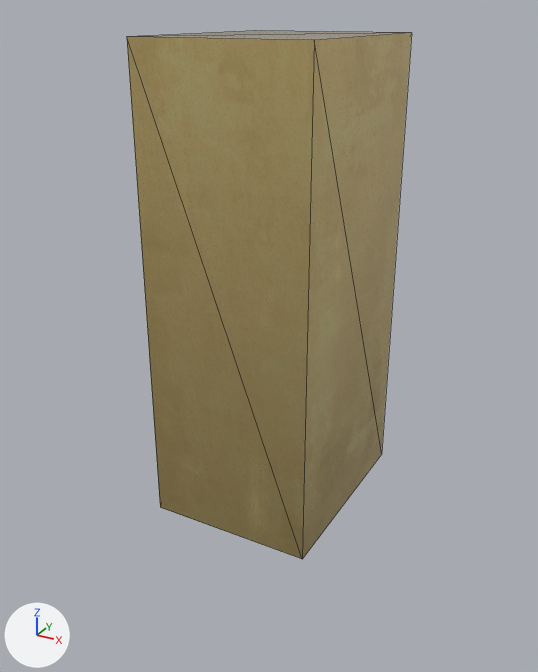
Renders of the glTF model data/models/box.glb from each side of a commit.
Both versions are drawn from a 50 mm lens placed at (3.15, -5.9, 2.4), pointed at (-0.07, -0.05, -0.53). Arrows for +X, +Y and +Z are at lower left; the lights stay in place. The picture after the commit comes second. Mesh edges are drawn as thin lines. Vertices at exactly the same position are counted once.

The older version as bpy lines, for what is in view:
```python
me_cube = bpy.data.meshes.new('Cube')
me_cube.from_pydata(...)  # a box spanning x -0.8..0.8, y -1.0..1.0, z -2.2..2.2
me_cube.materials.append(mat_material)
ob_cube = bpy.data.objects.new('Cube', me_cube)
ob_cube.location = (0.0, 0.0, 0.0)
```
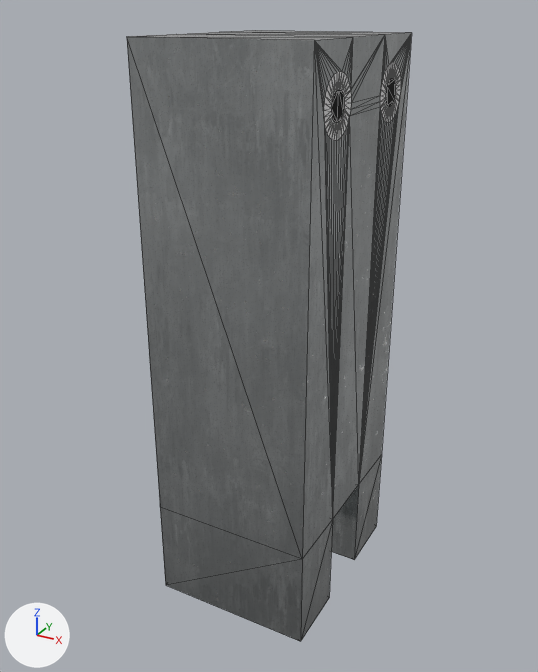
The change, as a diff of the scene's bpy script:
```diff
--- a/data/models/box.glb.py
+++ b/data/models/box.glb.py
@@ img_metal054a_1k_jpg_metalness_metal054a_1k_jpg_roughness @@
+img_metal054a_1k_jpg_metalness_metal054a_1k_jpg_roughness = load_image('Metal054A_1K-JPG_Metalness-Metal054A_1K-JPG_Roughness', '_unpacked/Metal054A_1K-JPG_Metalness-Metal054A_1K-JPG_Roughness', 1024, 1024, 'Non-Color')
@@ img_metal054a_1k_jpg_color @@
+img_metal054a_1k_jpg_color = load_image('Metal054A_1K-JPG_Color', '_unpacked/Metal054A_1K-JPG_Color', 1024, 1024, 'sRGB')
@@ img_metal054a_1k_jpg_normalgl @@
+img_metal054a_1k_jpg_normalgl = load_image('Metal054A_1K-JPG_NormalGL', '_unpacked/Metal054A_1K-JPG_NormalGL', 1024, 1024, 'Non-Color')
@@ mat_material_002 @@
+mat_material_002 = principled_material('Material.002')
+mat_material_002.base_color = (0.8, 0.8, 0.8)  # white #e7e7e7
+mat_material_002.metallic = 0.175
+mat_material_002.roughness = 0.855
@@ mat_material_001 @@
+mat_material_001 = bpy.data.materials.new('Material.001')
+# uses the picture img_metal054a_1k_jpg_color
+# uses the picture img_metal054a_1k_jpg_metalness_metal054a_1k_jpg_roughness
+# uses the picture img_metal054a_1k_jpg_normalgl
@@ mat_material_003 @@
+mat_material_003 = principled_material('Material.003')
+mat_material_003.base_color = (0.0, 0.0, 0.0)  # black #000000
+mat_material_003.roughness = 1.0
@@ me_cube @@
 # used by ob_cube; location = (0.0, 0.0, 0.0)
-me_cube.from_pydata(...)  # 8 vertices, 12 faces; spans x -0.8..0.8, y -1.0..1.0, z -2.2..2.2
+me_cube.from_pydata(...)  # 167 vertices, 321 faces; spans x -0.8..0.8, y -1.0..1.0, z -3.2..2.2
+# me_cube part 1
+# 8 faces are deleted
+# 118 vertices are added at x -0.8..0.8, y -0.81..0.81, z -2.2..2.2
+# 6 new vertices lie (0.0, 0.0, -1.0) away from vertices in x -0.8..0.8, y -1.0..1.0, z -2.2
+# 6 new vertices lie (0.0, 0.67, 0.0) away from vertices in x -0.8..0.8, y -1.0, z -3.2..2.2
+# 6 new vertices lie (0.0, 0.05, 0.12) away from vertices in x 0.8, y -0.66..0.61, z 1.5..1.85
+# 6 new vertices lie (0.0, 0.04, 0.03) away from vertices in x 0.8, y -0.74..0.7, z 1.52..1.91
+# 6 new vertices lie (0.0, 0.03, -0.04) away from vertices in x 0.8, y -0.77..0.74, z 1.59..1.91
+# 5 new vertices lie (0.0, 0.13, 0.0) away from vertices in x 0.8, y -0.81..0.68, z 1.68..1.73
+# 6 new vertices lie (0.0, 0.03, -0.13) away from vertices in x 0.8, y -0.66..0.63, z 1.61..1.96
+# 117 new faces join them, mat_material_001
+# 136 new faces join them, mat_material_002 (white #e7e7e7)
+# 64 new faces join them, mat_material_003 (black #000000)
+# me_cube part 2: 3 kept faces spanning x -0.8..0.8, y -1.0..1.0, z -2.2..2.2 get new texture (UV) coordinates
+# me_cube part 3: 4 faces spanning x -0.8..0.8, y -1.0..1.0, z -2.2..2.2 switch from mat_material to mat_material_001
+me_cube.materials.append(mat_material_002)  # white #e7e7e7
+me_cube.materials.append(mat_material_003)  # black #000000
```

Boxes [x1, y1, x2, y2] around the edits, measured in the pictures (538 x 672 px):
'Cube', reshaped (16% taller): before [127, 30, 411, 559]; after [127, 30, 411, 642]
part 1 of me_cube, built on: before [133, 30, 411, 559]; after [133, 30, 411, 642]
part 2 of me_cube, surface changed: [127, 39, 302, 559] in both
part 3 of me_cube, recoloured: [127, 36, 314, 559] in both
